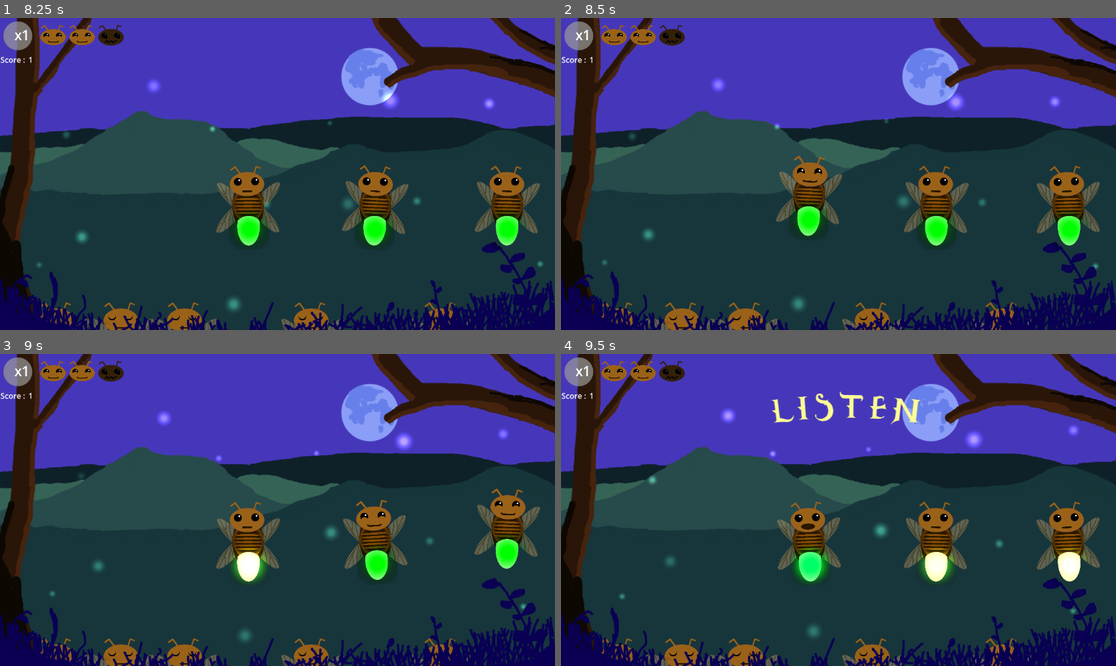
Above: before the commit, frames 1-4 (two rows, left to right).
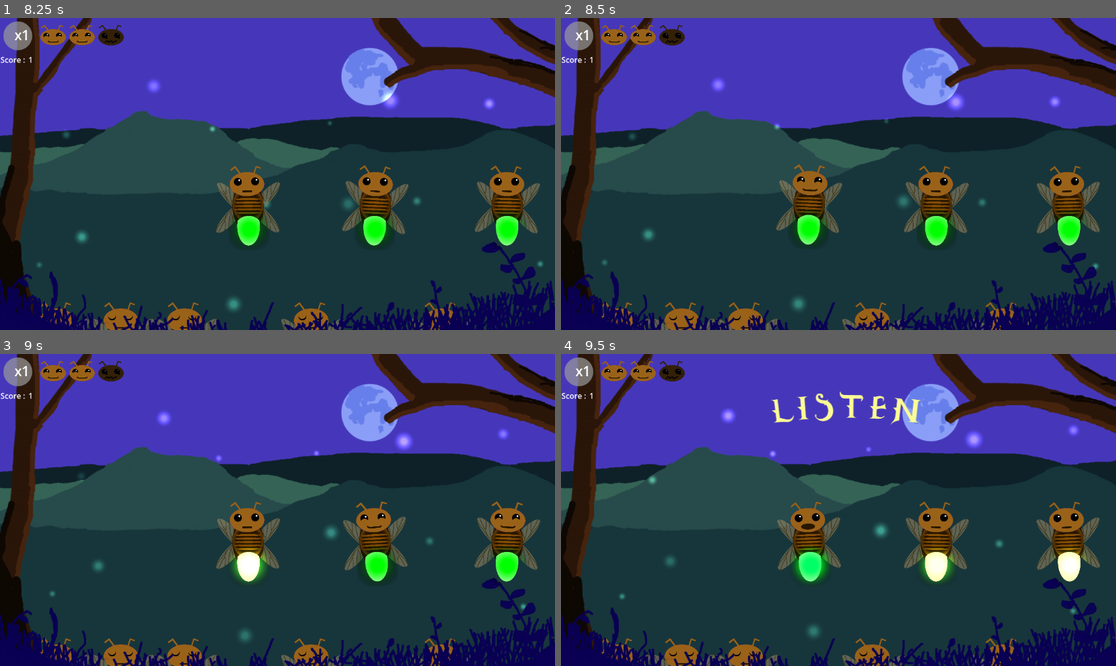
Above: after the commit, the same moments.

Repository: Kaijiro/ld56
Game: Godot game, scene res://scenes/menu.tscn
Same seed, same stepped clock (60 frames per second), same inputs: the game is played once before the commit and once after it. Sound files missing from this copy of the repository are replaced by a short silence.
Inputs (mouse positions are in pixels of both pictures, inside the frame that each line leads up to):
- Up to frame 1 (8.25 s): click "Classic mode" at 0.5 s; move the mouse to (249, 208) at 1.27 s; click (249, 208) at 1.35 s; move the mouse to (377, 208) at 2.02 s; click (377, 208) at 2.1 s; move the mouse to (505, 208) at 2.77 s; click (505, 208) at 2.85 s; move the mouse to (305, 174) at 3.52 s; click (305, 174) at 3.6 s; move the mouse to (194, 96) at 4.27 s; click (194, 96) at 4.35 s; move the mouse to (399, 158) at 5.02 s; click (399, 158) at 5.1 s; move the mouse to (166, 189) at 5.77 s; click (166, 189) at 5.85 s; move the mouse to (333, 105) at 6.52 s; click (333, 105) at 6.6 s; move the mouse to (249, 236) at 7.27 s; click (249, 236) at 7.35 s; move the mouse to (444, 220) at 8.02 s; click (444, 220) at 8.1 s
- Up to frame 2 (8.5 s): no input
- Up to frame 3 (9 s): move the mouse to (111, 463) at 8.77 s; click (111, 463) at 8.85 s
- Up to frame 4 (9.5 s): no input

Frame 1 is identical in both runs. In frame 2, 1.7% of the frame differs, in the area x 38-51%, y 44-73%; in frame 3, 2.8%, in the area x 61-98%, y 42-74%; in frame 4, nothing differs.

Commit message:
some (code)bug killing

Diff:
--- a/scenes/ld_56.tscn
+++ b/scenes/ld_56.tscn
@@ -126,7 +126,6 @@
 sleepy_height = 680
 
 [node name="LdLogo" type="Sprite2D" parent="."]
-visible = false
 z_index = 1
 position = Vector2(1205, 541)
 rotation = -0.225147
--- a/scripts/back_fly.gd
+++ b/scripts/back_fly.gd
@@ -42,10 +42,8 @@
         if self.position.x < self.x_target:
             self.position.x += delta * self.x_speed
         else:
-            print("Current Position "+str(self.position.x))
             self.x_direction = -1.0
             self.x_target = self.initial_x + randf_range(min_x_amplitude,max_x_amplitude) * self.x_direction
-            print("New Target "+str(self.x_target))
     if self.x_direction < 0:
         if self.position.x > self.x_target:
             self.position.x -= delta * self.x_speed
@@ -57,10 +55,8 @@
         if self.position.y < self.y_target:
             self.position.y += delta * self.y_speed
         else:
-            print("Current Position "+str(self.position.y))
             self.y_direction = -1.0
             self.y_target = self.initial_y + randf_range(min_y_amplitude,max_y_amplitude) * self.y_direction
-            print("New Target "+str(self.y_target))
     if self.y_direction < 0:
         if self.position.y > self.y_target:
             self.position.y -= delta * self.y_speed
--- a/scripts/firefly.gd
+++ b/scripts/firefly.gd
@@ -163,6 +163,7 @@
         tween.tween_property(self,"position",Vector2(self.position.x,self.position.y-50),0.25)
         if self.is_perfect_run:
             self.tail_light.color = self.singing_light
+        tween = get_tree().create_tween()
         tween.tween_property(self,"position",Vector2(self.position.x,self.position.y),0.25)
         await get_tree().create_timer(delay_idle).timeout
         self.is_perfect_run = true
--- a/scripts/sequencer.gd
+++ b/scripts/sequencer.gd
@@ -77,18 +77,15 @@
 
 func play_sequence() -> void:
     self.ui_listen.visible = true
-    var tween = get_tree().create_tween()
 
     if self.current_difficulty > 3:
-        if randi_range(0,100) > 95:
-            self.ld_logo.visible = true
-            tween.tween_property(self.ld_logo,"position",Vector2(1128,self.ld_logo.position.y),0.25)
+        if randi_range(0,100) > 59:
+            get_tree().create_tween().tween_property(self.ld_logo,"position",Vector2(1128,self.ld_logo.position.y),0.25)
 
     for node in self.sequence:
         await node.sing()
         await get_tree().create_timer(.3).timeout
-    tween = get_tree().create_tween()
-    tween.tween_property(self.ld_logo,"position",Vector2(1205,540),0.25)
+    get_tree().create_tween().tween_property(self.ld_logo,"position",Vector2(1205,540),0.25)
     self.ui_listen.visible = false
 
 func sequence_success() -> void:
Not shown: 1 places in scenes/menu.tscn that only renumber resources
